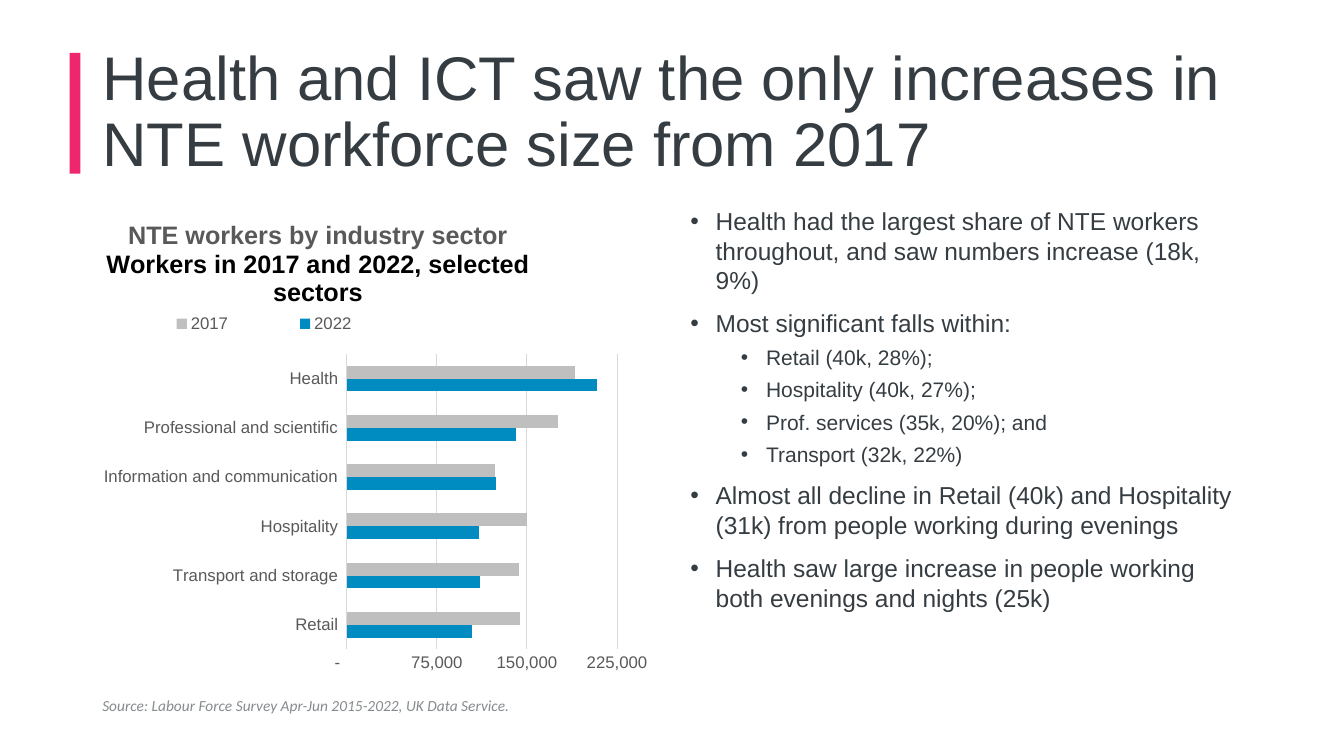
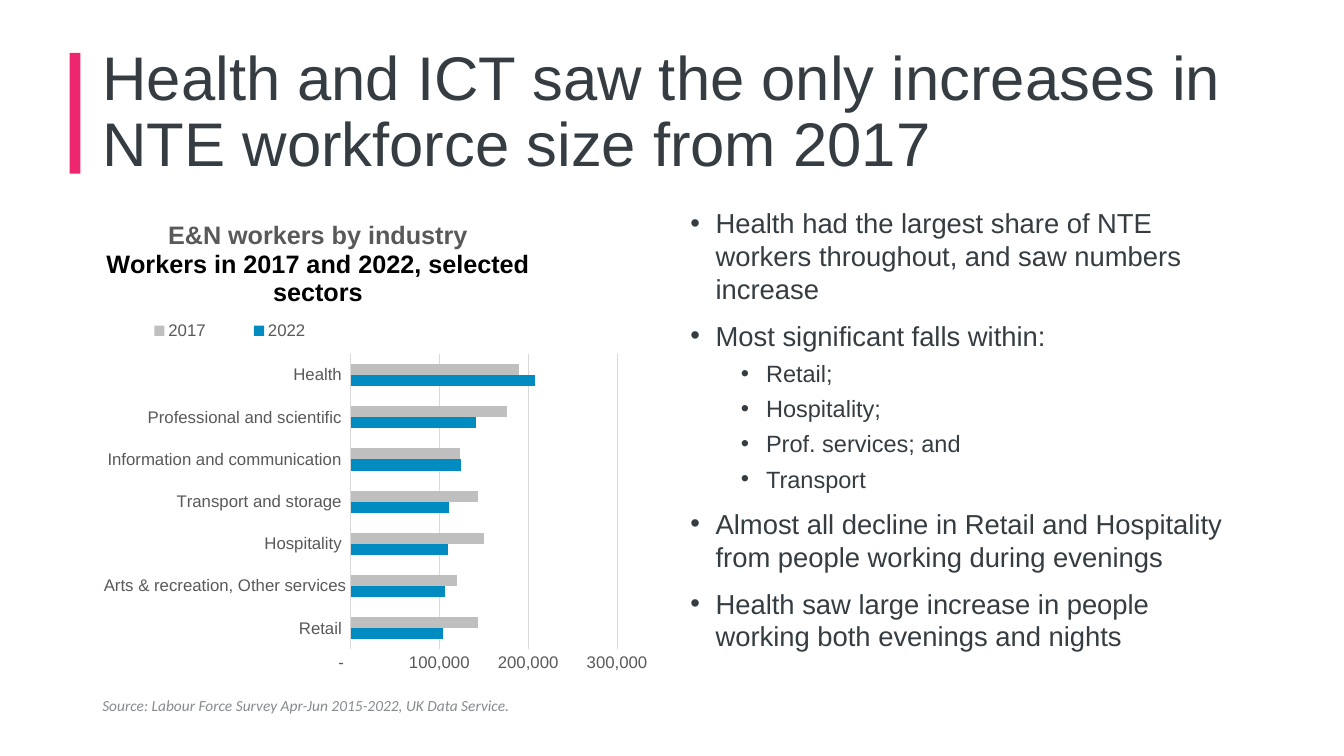
Before and after one commit to ammar-gla/NTE, a slide deck: slide 5 of Non-R/NTE Presentation, GLAE (DRAFT).pptx (slide 6 before the commit). Drawn at 1344x756 pixels with LibreOffice and Linux fonts; fonts in the diff are those of the drawing; background and template pictures are left out. Boxes give left, top, right and bottom in pixels: in the first picture for what was removed or moved away, otherwise in the second. Text is boxed around its words. In the diff, an @@ line names an element or a change of style, - is before the commit and + after.

```diff
--- a/Non-R/NTE Presentation, GLAE (DRAFT).pptx
+++ b/Non-R/NTE Presentation, GLAE (DRAFT).pptx
@@ bar chart at <box>93,202,664,682</box> @@
@@ title "NTE workers by industry sector Workers in 2017 and 2022, selected sectors " to "E&N workers by industry Workers in 2017 and 2022, selected sectors " @@
-categories: Retail , Transport and storage , Hospitality , Information and communication , Professional and scientific , Health 
+categories: Retail , Arts & recreation, Other services, Hospitality , Transport and storage , Information and communication , Professional and scientific , Health 
-2022: 104000, 111000, 110000, 124000, 141000, 208000
+2022: 104000, 106000, 110000, 111000, 124000, 141000, 208000
-2017: 144000, 143000, 150000, 123000, 176000, 190000
+2017: 144000, 120000, 150000, 143000, 123000, 176000, 190000
@@ value axis changed @@
@@ text at <box>716,213,1181,300</box>: text changed; size 17.5 to 19.6 pt @@
-• Health had the largest share of NTE workers throughout, and saw numbers increase (18k, 9%)
+• Health had the largest share of NTE workers throughout, and saw numbers increase
@@ text at <box>716,326,1046,352</box>: size 17.5 to 19.6 pt in "Most significant falls within:" @@
@@ text at <box>716,514,1222,652</box>: text changed; size 17.5 to 19.6 pt @@
-  • Retail (40k, 28%);
-  • Hospitality (40k, 27%);
-  • Prof. services (35k, 20%); and
-  • Transport (32k, 22%)
-• Almost all decline in Retail (40k) and Hospitality (31k) from people working during evenings
-• Health saw large increase in people working both evenings and nights (25k)
+  • Retail;
+  • Hospitality;
+  • Prof. services; and
+  • Transport
+• Almost all decline in Retail and Hospitality from people working during evenings
+• Health saw large increase in people working both evenings and nights
```
Also in this commit, not shown: 4 other slides changed, 2 slides removed, 3 other files.
